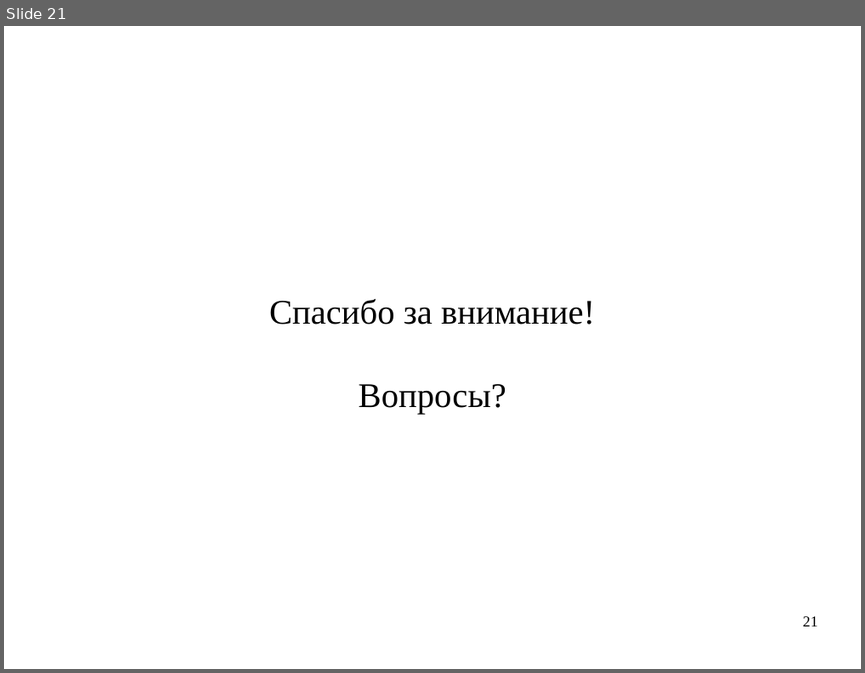
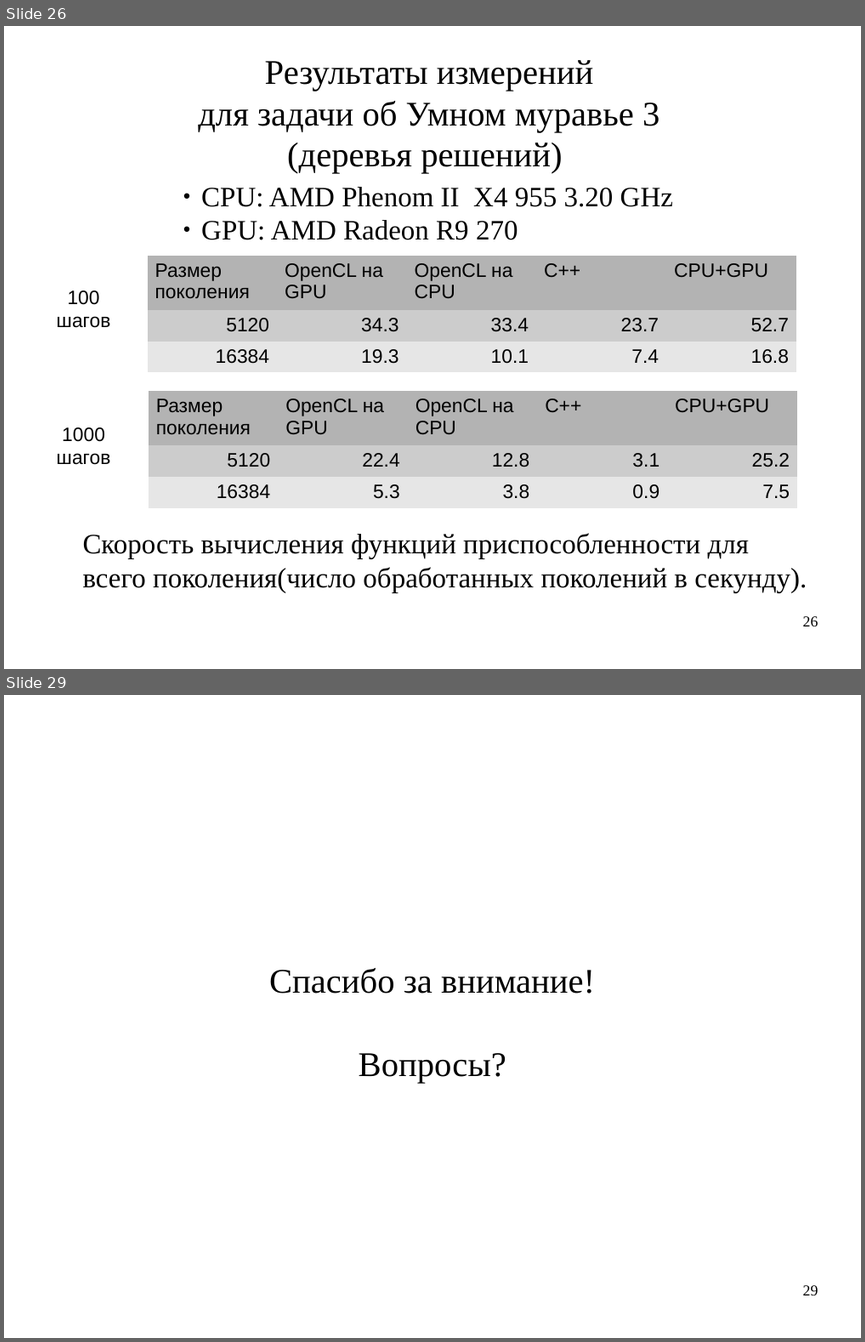
Before and after one commit to artem-bochkarev/master-work, a slide deck: Papers/Presentation.odp. Shown one above the other, each under a label of ours: slide 21 before the commit, slides 26 and 29 after it; the slides between them are not shown. The pictures are 865x673 and 865x1342 pixels, drawn with LibreOffice and Linux fonts; fonts in the diff are those of the drawing. Boxes give left, top, right and bottom in pixels: in the first picture for what was removed or moved away, otherwise in the second. Text is boxed around its words. In the diff, an @@ line names an element or a change of style, - is before the commit and + after.

```diff
--- a/Papers/Presentation.odp
+++ b/Papers/Presentation.odp
@@ slide 26 added at <box>4,26,861,669</box>, background #FFFFFF @@
@@ text added at <box>198,60,659,174</box>, 32 pt, text #000000 @@
+Результаты измерений
+для задачи об Умном муравье 3
+(деревья решений)
@@ text added at <box>201,187,673,240</box>, 26 pt, text #000000 @@
+● CPU: AMD Phenom II X4 955 3.20 GHz
+● GPU: AMD Radeon R9 270
@@ table added at <box>147,256,796,367</box>, 3 rows, 5 columns @@
+Размер поколения | OpenCL на GPU | OpenCL на СPU | C++ | CPU+GPU
+5120 | 34.3 | 33.4 | 23.7 | 52.7
+16384 | 19.3 | 10.1 | 7.4 | 16.8
@@ text added at <box>57,290,111,328</box>, 18 pt, text #000000 @@
+100 шагов
@@ table added at <box>148,392,798,503</box>, 3 rows, 5 columns @@
+Размер поколения | OpenCL на GPU | OpenCL на СPU | C++ | CPU+GPU
+5120 | 22.4 | 12.8 | 3.1 | 25.2
+16384 | 5.3 | 3.8 | 0.9 | 7.5
@@ text added at <box>57,427,111,465</box>, 18 pt, text #000000 @@
+1000 шагов
@@ text added at <box>83,533,806,593</box>, 26 pt, text #000000 @@
+Скорость вычисления функций приспособленности для
+всего поколения(число обработанных поколений в секунду).
@@ page number added at <box>803,616,818,626</box>, 14 pt, text #000000 @@
+26
@@ what was slide 21 is now slide 29 @@
@@ page number at <box>803,1285,818,1295</box>: text changed @@
-21
+29
```
Also in this commit, not shown: 18 slides changed, 7 other slides added, 2 other files.
